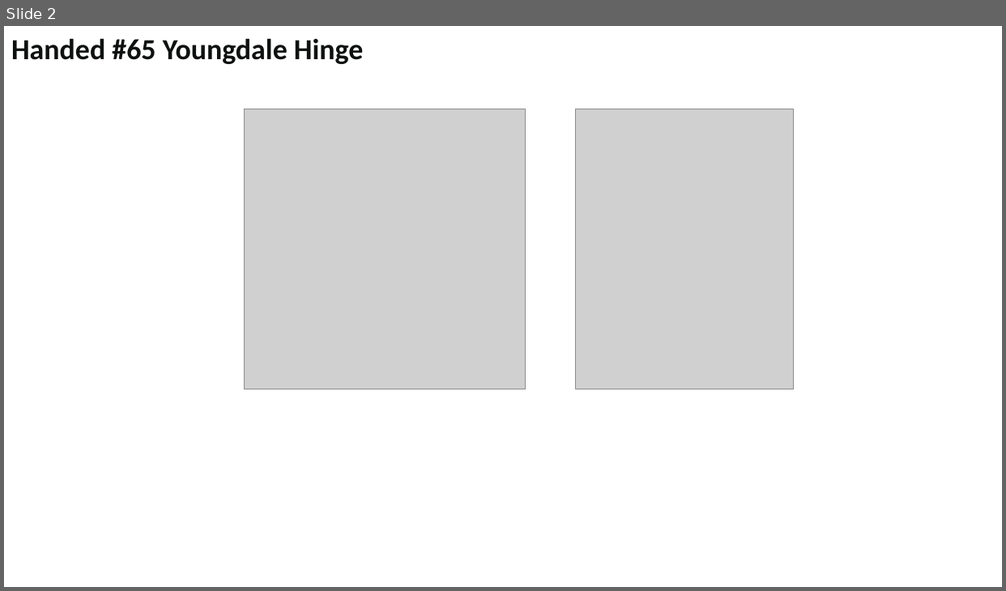
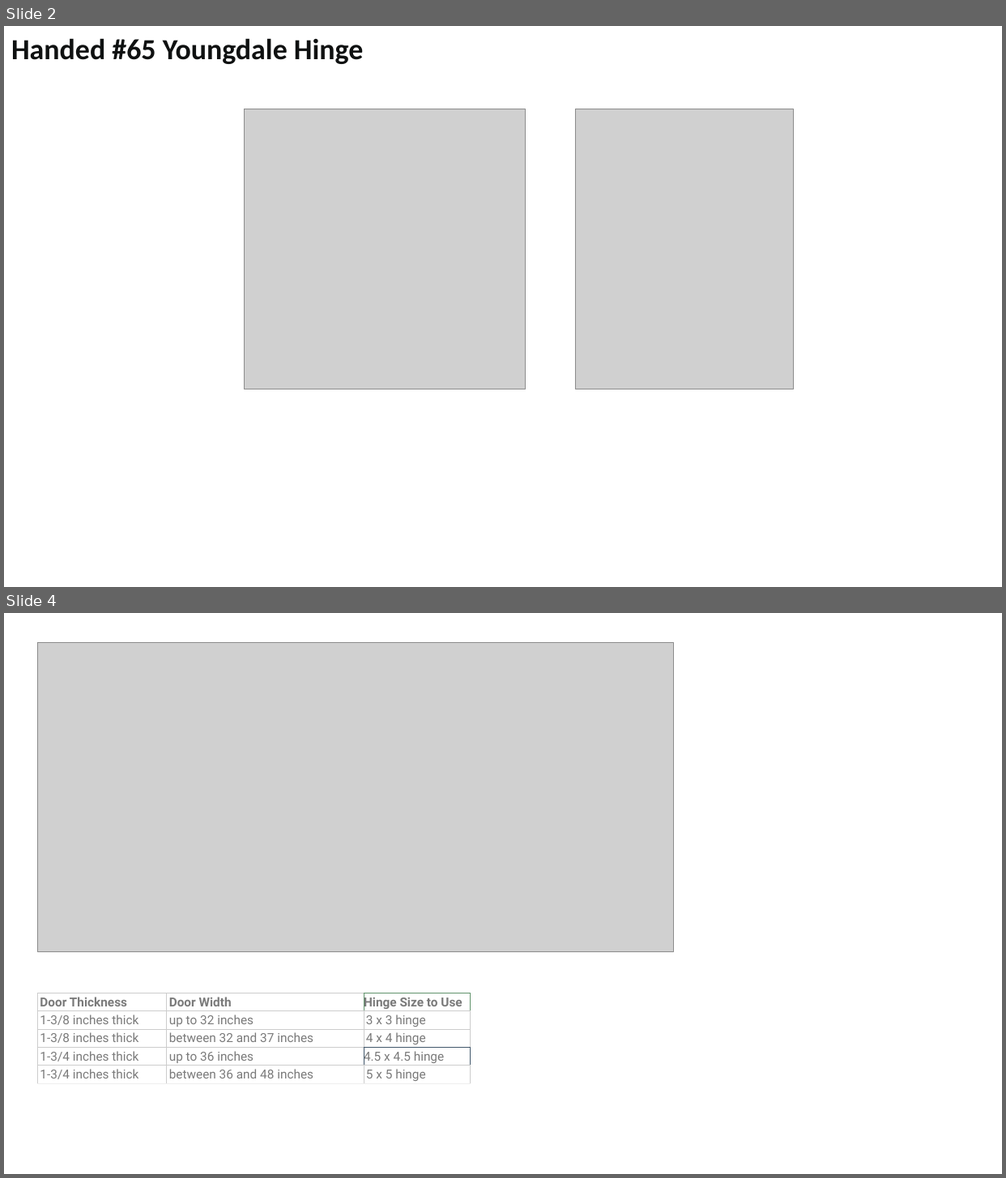
Before and after one commit to lselector/misc_farm, a slide deck: hinges.pptx. Shown one above the other, each under a label of ours: slide 2 before the commit, slides 2 and 4 after it; the slides between them are not shown. The pictures are 1006x591 and 1006x1178 pixels, drawn with LibreOffice and Linux fonts; fonts in the diff are those of the drawing; grey boxes stand for pictures. Boxes give left, top, right and bottom in pixels: in the first picture for what was removed or moved away, otherwise in the second. Text is boxed around its words. In the diff, an @@ line names an element or a change of style, - is before the commit and + after.

```diff
--- a/hinges.pptx
+++ b/hinges.pptx
@@ slide 4 added at <box>4,613,1002,1174</box>, background #FFFFFF @@
@@ picture added at <box>38,643,674,952</box> @@
@@ table added at <box>38,994,470,1084</box>, 5 rows, 3 columns @@
+Door Thickness | Door Width | Hinge Size to Use
+1-3/8 inches thick | up to 32 inches | 3 x 3 hinge
+1-3/8 inches thick | between 32 and 37 inches | 4 x 4 hinge
+1-3/4 inches thick | up to 36 inches | 4.5 x 4.5 hinge
+1-3/4 inches thick | between 36 and 48 inches | 5 x 5 hinge
```
Also in this commit, not shown: 1 slide changed.
